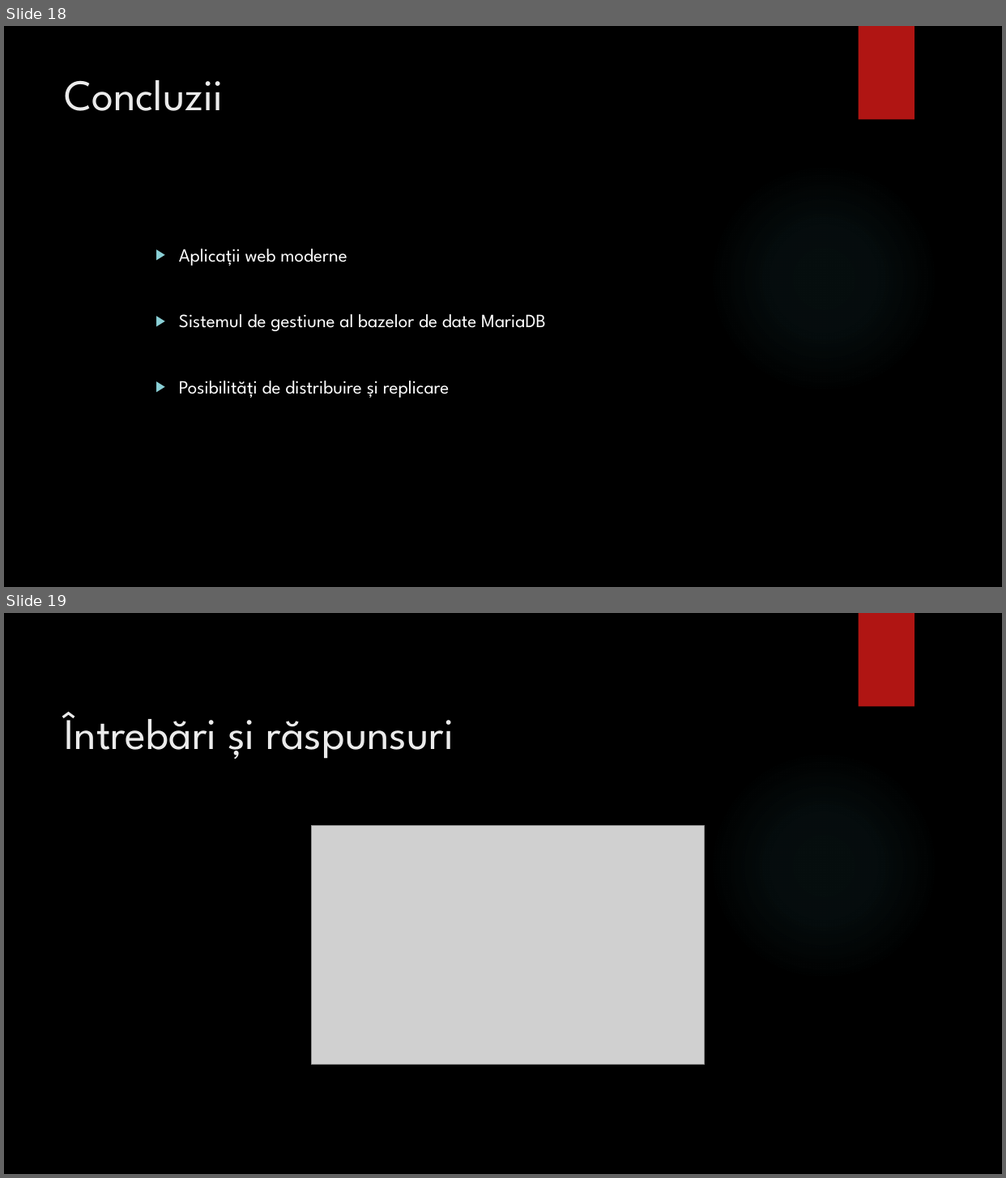
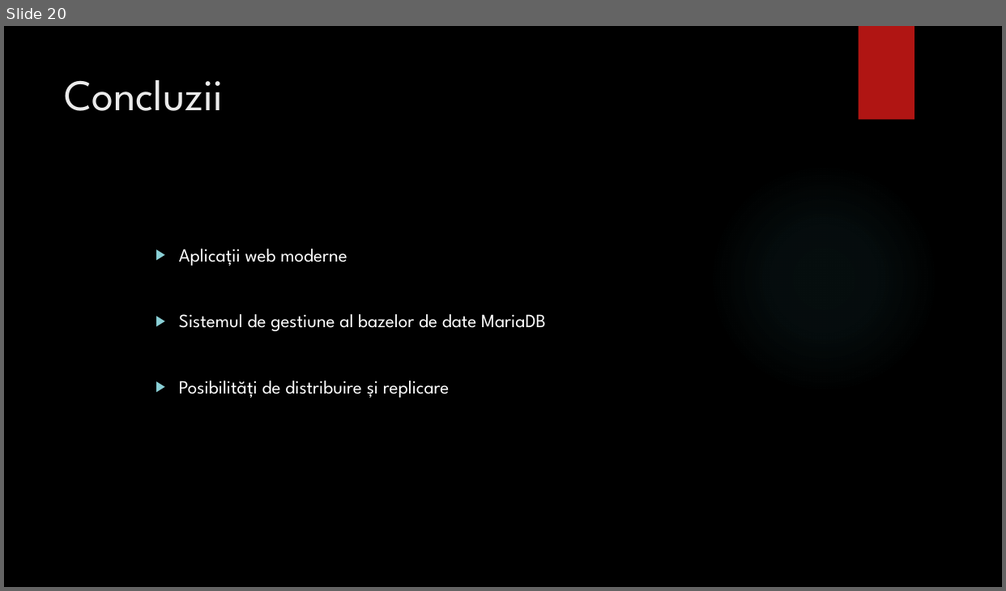
Before and after one commit to bogdanmatra/stoma, a slide deck: documentation/Prezentare_Licenta_Matragociu_Bogdan.pptx. Shown one above the other, each under a label of ours: slides 18 and 19 before the commit, slide 20 after it. The pictures are 1006x1178 and 1006x591 pixels, drawn with LibreOffice and Linux fonts; fonts in the diff are those of the drawing; grey boxes stand for pictures; background and template pictures are left out. Boxes give left, top, right and bottom in pixels: in the first picture for what was removed or moved away, otherwise in the second. Text is boxed around its words. In the diff, an @@ line names an element or a change of style, - is before the commit and + after.

```diff
--- a/documentation/Prezentare_Licenta_Matragociu_Bogdan.pptx
+++ b/documentation/Prezentare_Licenta_Matragociu_Bogdan.pptx
@@ slide 19 removed at (x1=4, y1=613, x2=1002, y2=1174), background picture (left out); not listed: 2 template elements that a slide beside it also shows @@
@@ title removed at (x1=65, y1=712, x2=454, y2=759) @@
-Întrebări și răspunsuri
@@ picture removed at (x1=312, y1=825, x2=705, y2=1064) @@
@@ what was slide 18 is now slide 20 @@
```
Also in this commit, not shown: 9 slides changed, 4 slides added, 1 other slide removed, 1 other file.
